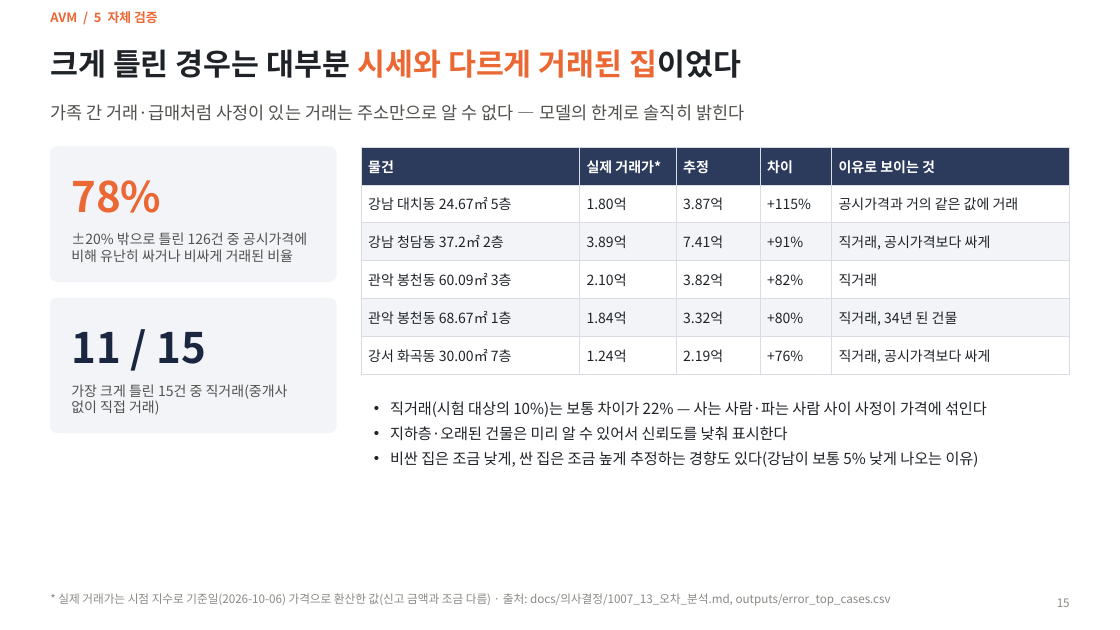
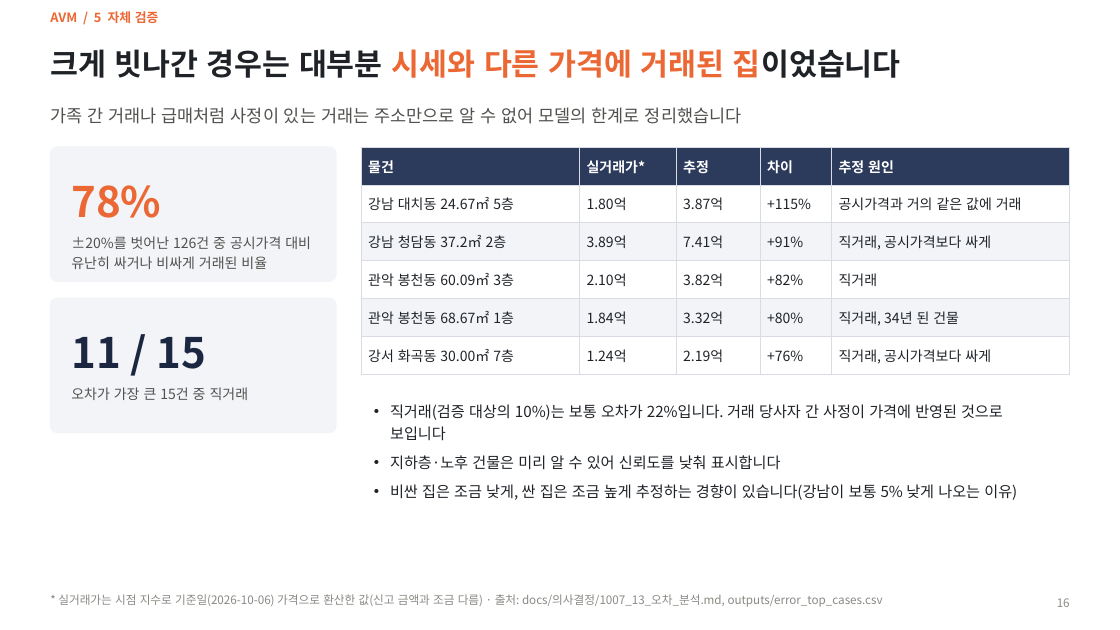
Before and after one commit to KimInSeok-DA/DA_Seoul_Villa_AVM, a slide deck: slide 16 of presentation/AVM_발표.pptx (slide 15 before the commit). Drawn at 1120x630 pixels with LibreOffice and Linux fonts; fonts in the diff are those of the drawing. Boxes give left, top, right and bottom in pixels: in the first picture for what was removed or moved away, otherwise in the second. Text is boxed around its words. In the diff, an @@ line names an element or a change of style, - is before the commit and + after.

Commit message:
PPT: 제출용 어투·Pretendard·한글 줄바꿈, 피드백 반영, 잘 맞힌 사례·실행 화면, 요약본 9장, PDF

```diff
--- a/presentation/AVM_발표.pptx
+++ b/presentation/AVM_발표.pptx
@@ title at [50, 49, 901, 78]: text changed @@
-크게 틀린 경우는 대부분 시세와 다르게 거래된 집이었다
+크게 빗나간 경우는 대부분 시세와 다른 가격에 거래된 집이었습니다
@@ text at [50, 107, 742, 124]: text changed @@
-가족 간 거래·급매처럼 사정이 있는 거래는 주소만으로 알 수 없다 — 모델의 한계로 솔직히 밝힌다
+가족 간 거래나 급매처럼 사정이 있는 거래는 주소만으로 알 수 없어 모델의 한계로 정리했습니다
@@ table at [361, 147, 1070, 368] @@
-row 1, column 2: 실제 거래가*
+row 1, column 2: 실거래가*
-row 1, column 5: 이유로 보이는 것
+row 1, column 5: 추정 원인
@@ text "78%" at [71, 185, 161, 218]: line spacing 1 to 1.2 @@
@@ text at [71, 236, 311, 269]: text changed @@
-±20% 밖으로 틀린 126건 중 공시가격에 비해 유난히 싸거나 비싸게 거래된 비율
+±20%를 벗어난 126건 중 공시가격 대비 유난히 싸거나 비싸게 거래된 비율
@@ text "11 / 15" at [71, 337, 206, 369]: line spacing 1 to 1.2 @@
@@ text at [71, 387, 249, 400]: text changed @@
-가장 크게 틀린 15건 중 직거래(중개사 없이 직접 거래)
+오차가 가장 큰 15건 중 직거래
@@ text at [390, 404, 1017, 500]: text changed @@
-• 직거래(시험 대상의 10%)는 보통 차이가 22% — 사는 사람·파는 사람 사이 사정이 가격에 섞인다
-• 지하층·오래된 건물은 미리 알 수 있어서 신뢰도를 낮춰 표시한다
-• 비싼 집은 조금 낮게, 싼 집은 조금 높게 추정하는 경향도 있다(강남이 보통 5% 낮게 나오는 이유)
+• 직거래(검증 대상의 10%)는 보통 오차가 22%입니다. 거래 당사자 간 사정이 가격에 반영된 것으로 보입니다
+• 지하층·노후 건물은 미리 알 수 있어 신뢰도를 낮춰 표시합니다
+• 비싼 집은 조금 낮게, 싼 집은 조금 높게 추정하는 경향이 있습니다(강남이 보통 5% 낮게 나오는 이유)
@@ text at [58, 594, 883, 607]: text changed @@
-* 실제 거래가는 시점 지수로 기준일(2026-10-06) 가격으로 환산한 값(신고 금액과 조금 다름) · 출처: docs/의사결정/1007_13_오차_분석.md, outputs/error_top_cases.csv
+* 실거래가는 시점 지수로 기준일(2026-10-06) 가격으로 환산한 값(신고 금액과 조금 다름) · 출처: docs/의사결정/1007_13_오차_분석.md, outputs/error_top_cases.csv
```
Also in this commit, not shown: 28 other slides changed, 1 slide added, 14 other files.
